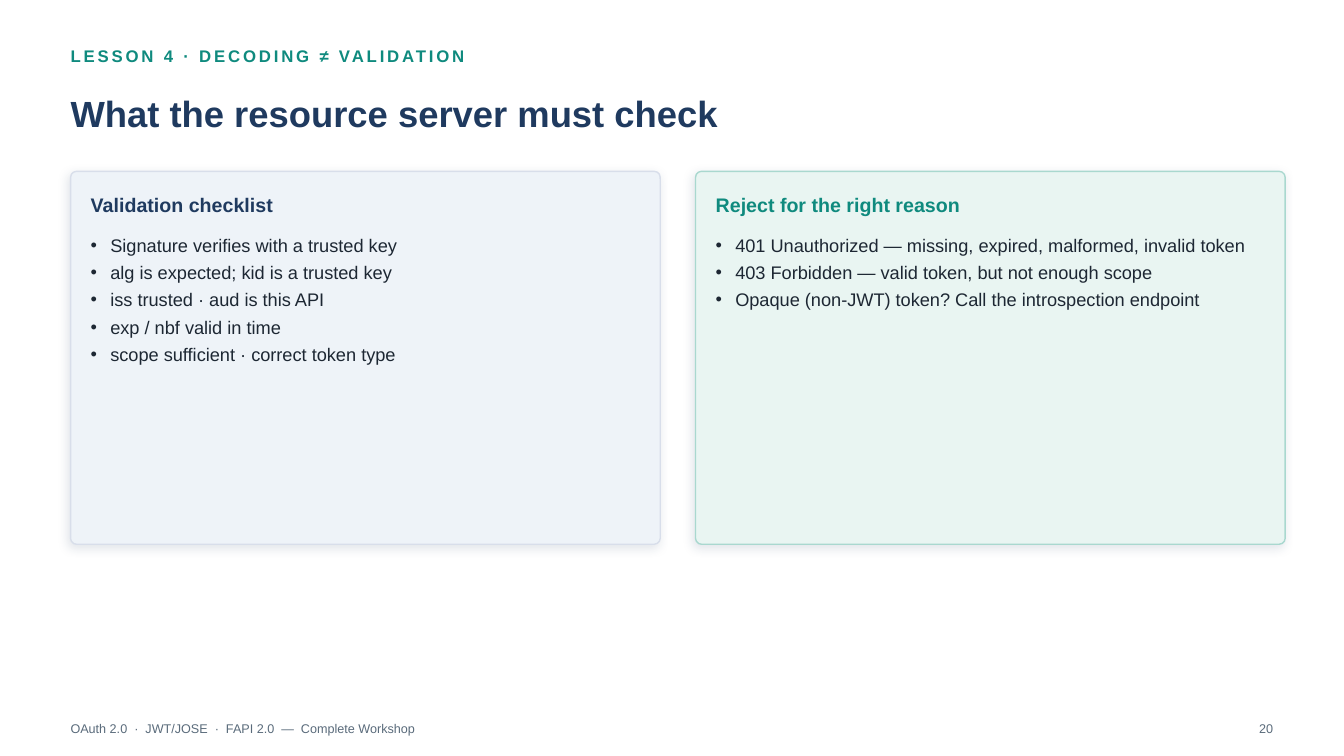
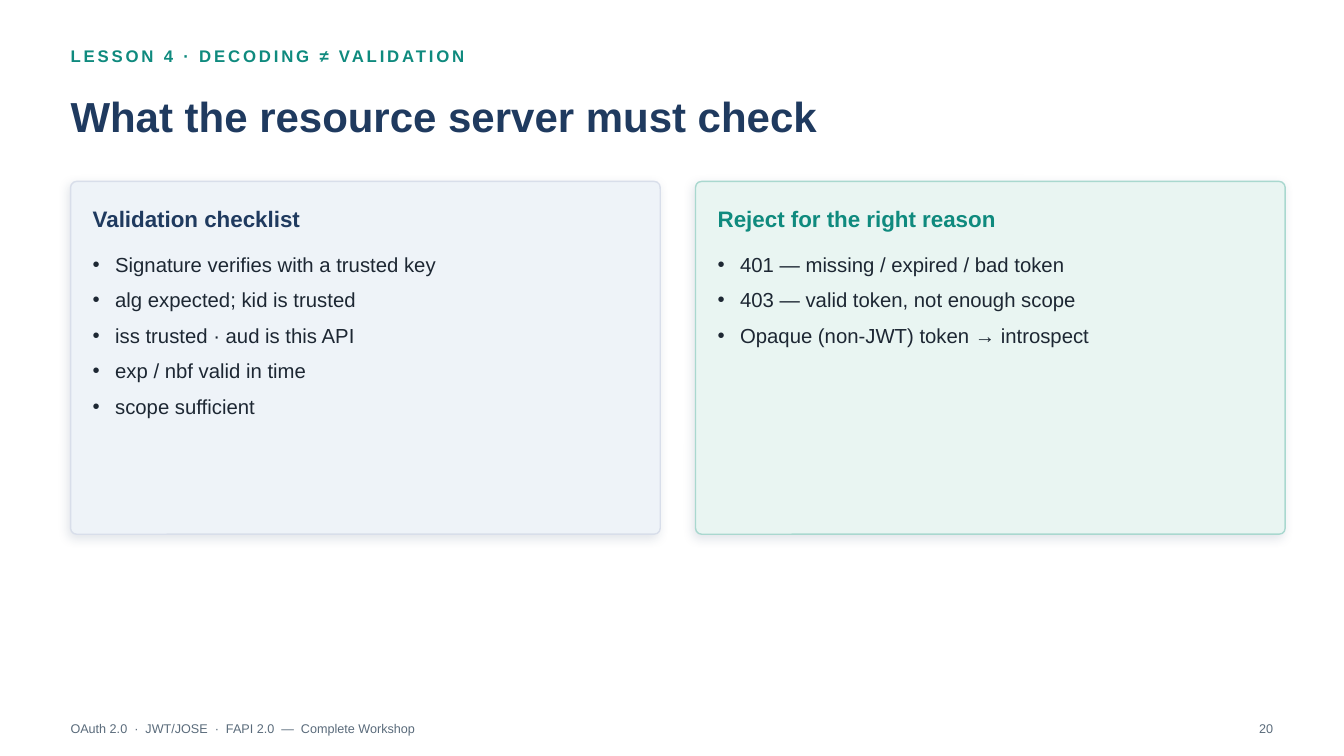
Before and after one commit to jufianto/blog-resource, a slide deck: slide 20 of oauth-learn/export/presentations/oauth_complete_workshop_lessons_1_8.pptx. Drawn at 1344x756 pixels with LibreOffice and Linux fonts; fonts in the diff are those of the drawing. Boxes give left, top, right and bottom in pixels: in the first picture for what was removed or moved away, otherwise in the second. Text is boxed around its words. In the diff, an @@ line names an element or a change of style, - is before the commit and + after.

```diff
--- a/oauth-learn/export/presentations/oauth_complete_workshop_lessons_1_8.pptx
+++ b/oauth-learn/export/presentations/oauth_complete_workshop_lessons_1_8.pptx
@@ text "What the resource server must ..." at bbox=[71, 101, 817, 133]: size 26 to 30 pt @@
@@ rounded rectangle: place and size @@
-rounded rectangle at bbox=[71, 171, 660, 544]
+rounded rectangle at bbox=[71, 181, 660, 534]
@@ rounded rectangle at bbox=[71, 181, 660, 534]: proportions changed @@
@@ text "Validation checklist": place and size @@
-text "Validation checklist" at bbox=[91, 197, 273, 212]
+text "Validation checklist" at bbox=[93, 210, 300, 228]
@@ text "Validation checklist" at bbox=[93, 210, 300, 228]: size 14 to 16 pt @@
@@ rounded rectangle at bbox=[696, 181, 1286, 534]: proportions changed @@
@@ rounded rectangle: place and size @@
-rounded rectangle at bbox=[696, 171, 1286, 544]
+rounded rectangle at bbox=[696, 181, 1286, 534]
@@ text "Reject for the right reason" at bbox=[718, 210, 995, 232]: size 14 to 16 pt @@
@@ text "Reject for the right reason": place and size @@
-text "Reject for the right reason" at bbox=[716, 197, 959, 216]
+text "Reject for the right reason" at bbox=[718, 210, 995, 232]
@@ text "Signature verifies with a trusted ...": place and size @@
-text "Signature verifies with a trusted ..." at bbox=[110, 238, 397, 365]
+text "Signature verifies with a trusted ..." at bbox=[115, 257, 436, 419]
@@ text at bbox=[115, 257, 436, 383]: size 13 to 14.5 pt in "Signature verifies with a trusted key", "iss trusted · aud is this API", "exp / nbf valid in time"; indent changed; more space between paragraphs @@
@@ text at bbox=[740, 257, 1089, 348]: text changed; size 13 to 14.5 pt @@
-• 401 Unauthorized — missing, expired, malformed, invalid token
-• 403 Forbidden — valid token, but not enough scope
-• Opaque (non-JWT) token? Call the introspection endpoint
+• 401 — missing / expired / bad token
+• 403 — valid token, not enough scope
+• Opaque (non-JWT) token → introspect
@@ text at bbox=[115, 292, 355, 312]: text changed; size 13 to 14.5 pt @@
-• alg is expected; kid is a trusted key
+• alg expected; kid is trusted
@@ text at bbox=[115, 399, 255, 419]: text changed; size 13 to 14.5 pt @@
-• scope sufficient · correct token type
+• scope sufficient
```
Also in this commit, not shown: 23 other slides changed, 30 other files.
